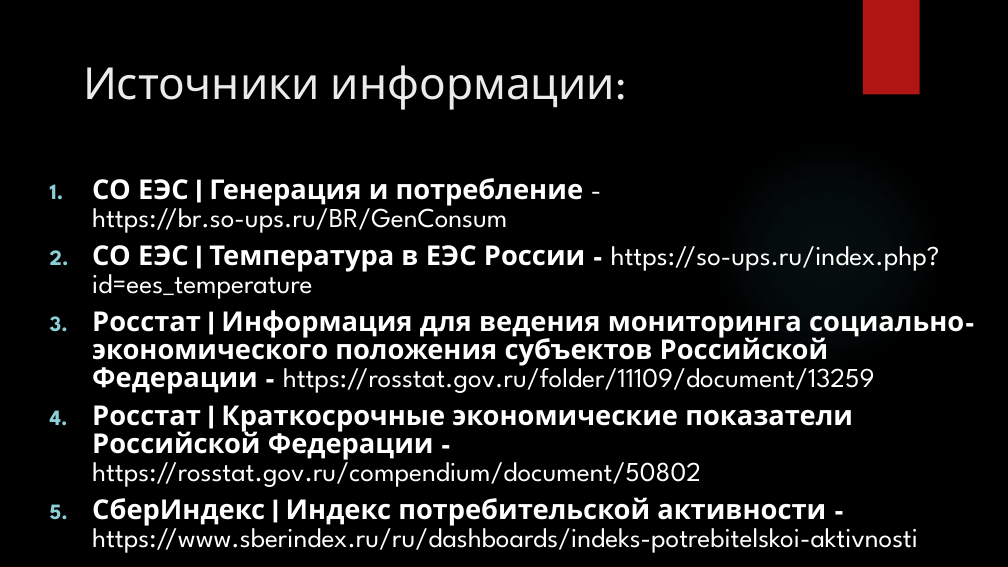
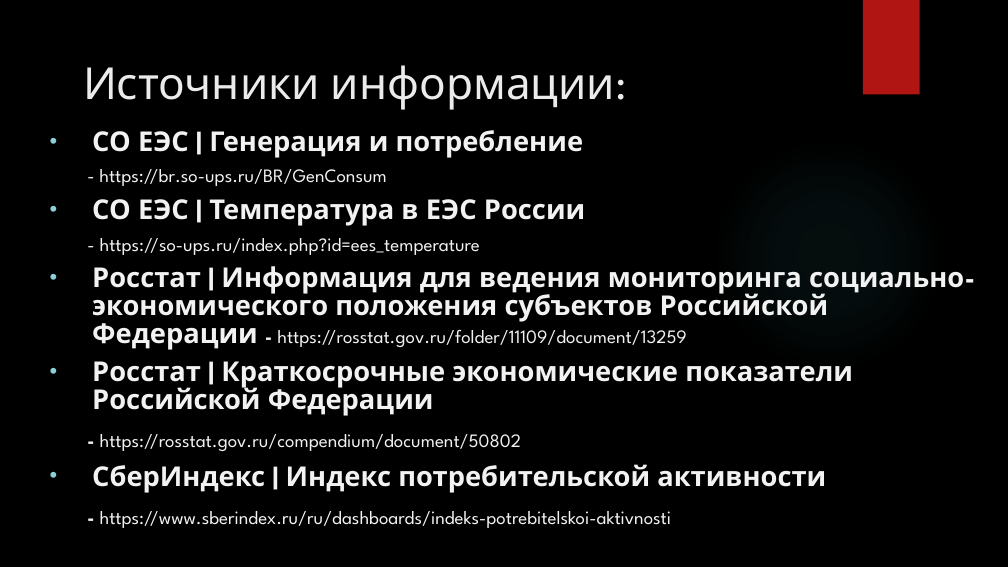
Before and after one commit to dsfnag/dst-off_final, a slide deck: slide 3 of DST-OFF-draft_MINENERGO.pptx (slide 2 before the commit). Drawn at 1008x567 pixels with LibreOffice and Linux fonts; fonts in the diff are those of the drawing; background and template pictures are left out. Boxes give left, top, right and bottom in pixels: in the first picture for what was removed or moved away, otherwise in the second. Text is boxed around its words. In the diff, an @@ line names an element or a change of style, - is before the commit and + after.

```diff
--- a/DST-OFF-draft_MINENERGO.pptx
+++ b/DST-OFF-draft_MINENERGO.pptx
@@ text at (92,130,585,255): text changed; size 26 to 18 pt; text colour #FFFFFF to #F2F2F2 @@
-1. СО ЕЭС | Генерация и потребление - https://br.so-ups.ru/BR/GenConsum
-2. СО ЕЭС | Температура в ЕЭС России - https://so-ups.ru/index.php?id=ees_temperature
+• СО ЕЭС | Генерация и потребление
+- https://br.so-ups.ru/BR/GenConsum
+• СО ЕЭС | Температура в ЕЭС России
+- https://so-ups.ru/index.php?id=ees_temperature
@@ text at (92,266,964,350): size 26 to 18 pt in "- https://rosstat.gov.ru/folder/11109/document/13259"; text colour #FFFFFF to #F2F2F2 in "Росстат | Информация для ведения мониторинга социально-эконо ..."; bullet 1. to • @@
@@ text at (92,361,853,528): text changed; size 26 to 18 pt; text colour #FFFFFF to #F2F2F2 @@
-4. Росстат | Краткосрочные экономические показатели Российской Федерации - https://rosstat.gov.ru/compendium/document/50802
-5. СберИндекс | Индекс потребительской активности - https://www.sberindex.ru/ru/dashboards/indeks-potrebitelskoi-aktivnosti
+• Росстат | Краткосрочные экономические показатели Российской Федерации
+- https://rosstat.gov.ru/compendium/document/50802
+• СберИндекс | Индекс потребительской активности
+- https://www.sberindex.ru/ru/dashboards/indeks-potrebitelskoi-aktivnosti
```
Also in this commit, not shown: 5 other slides changed, 2 slides added, 2 slides removed, 2 other files.
